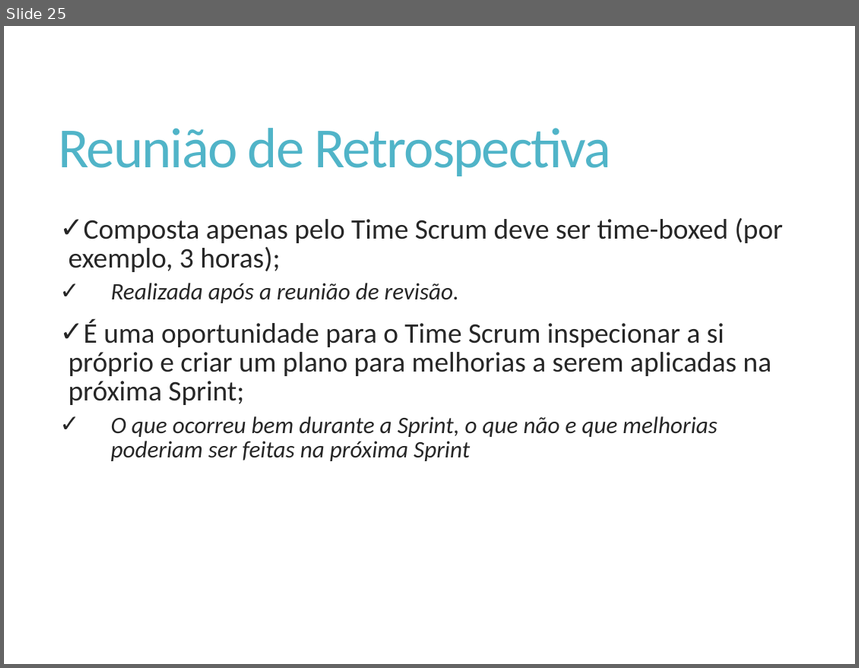
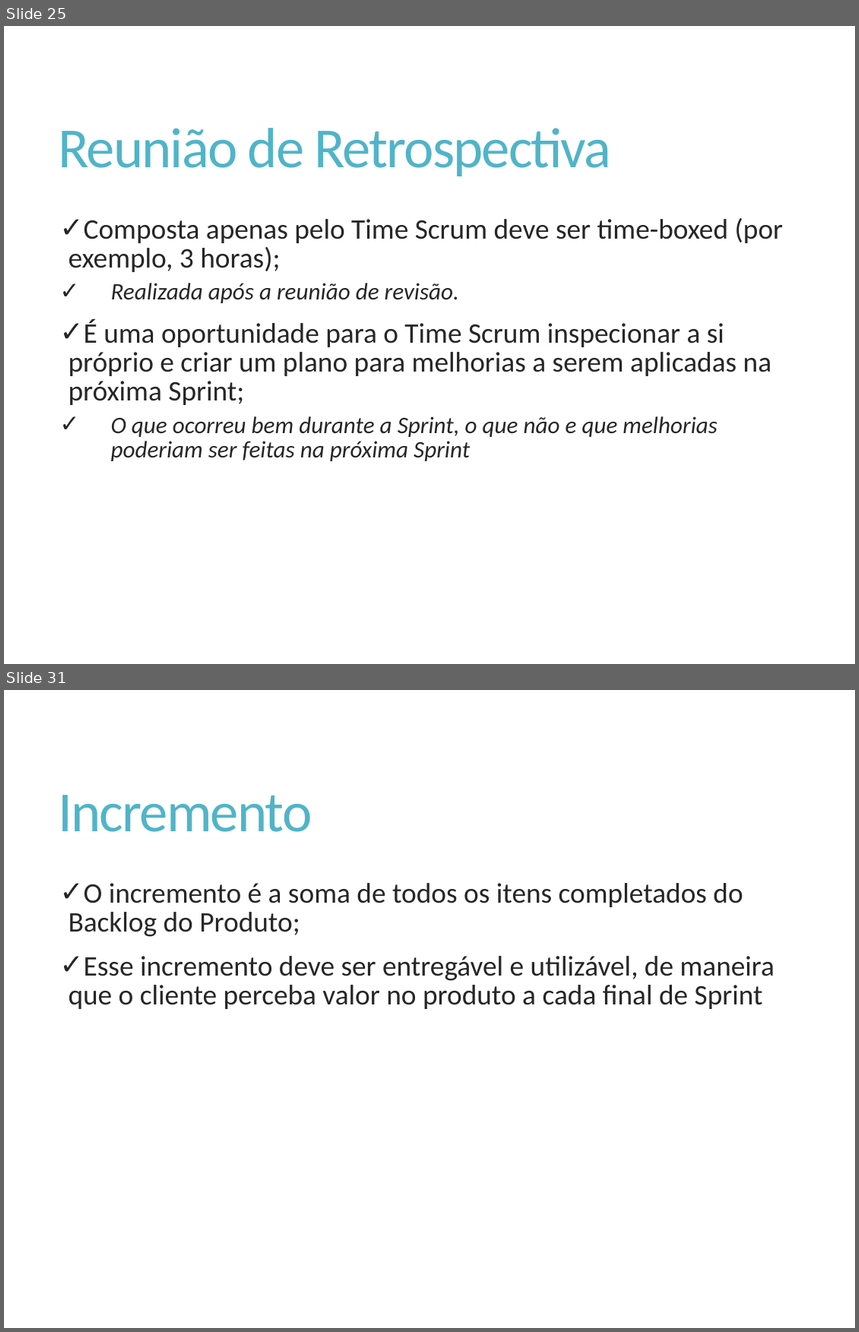
Before and after one commit to Elton-Garbin/TCC-2016, a slide deck: StartIdea/StartIdea.Docs/Apresentacao.pptx. Shown one above the other, each under a label of ours: slide 25 before the commit, slides 25 and 31 after it; the slides between them are not shown. The pictures are 859x668 and 859x1332 pixels, drawn with LibreOffice and Linux fonts; fonts in the diff are those of the drawing. Boxes give left, top, right and bottom in pixels: in the first picture for what was removed or moved away, otherwise in the second. Text is boxed around its words. In the diff, an @@ line names an element or a change of style, - is before the commit and + after.

```diff
--- a/StartIdea/StartIdea.Docs/Apresentacao.pptx
+++ b/StartIdea/StartIdea.Docs/Apresentacao.pptx
@@ slide 31 added at box(4, 690, 855, 1328), background #FFFFFF @@
@@ title added at box(59, 795, 313, 832), 48 pt, text #50B4C8 @@
+Incremento
@@ text added at box(69, 883, 775, 1009), 24 pt, text #262626 @@
+✓ O incremento é a soma de todos os itens completados do Backlog do Produto;
+✓ Esse incremento deve ser entregável e utilizável, de maneira que o cliente perceba valor no produto a cada final de Sprint
```
Also in this commit, not shown: 5 other slides added.
